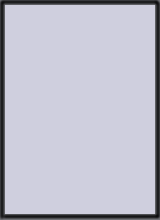
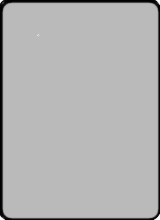
Layers edited between the first and the second 160 × 220 image:
added layer "b" above "b #1" over [0, 0, 160, 220]
added layer "b #1" above "towerR1" over [0, 0, 160, 220]
hid "towerR1" over [0, 0, 160, 220]
hid "card_back.png", painted on it over [0, 0, 160, 220]
